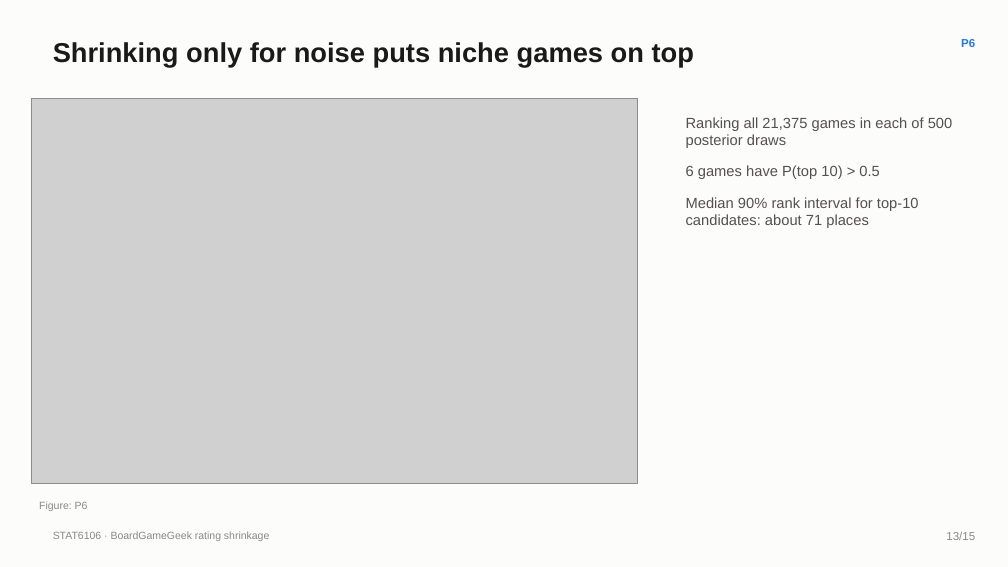
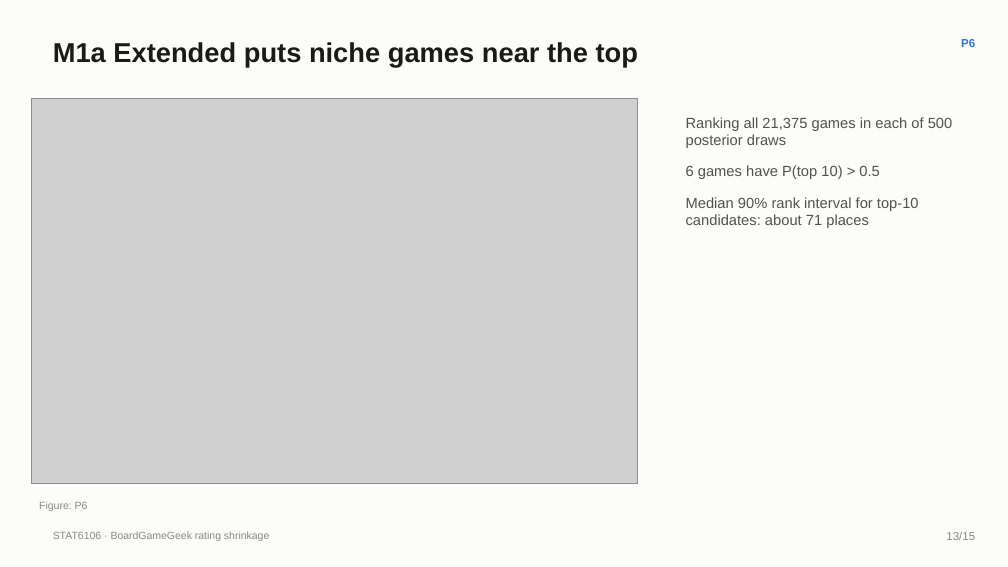
Before and after one commit to iwanttosleeeep/bayesian-boardgame-ratings, a slide deck: slide 13 of slides/Group_deck_draft.pptx. Drawn at 1008x567 pixels with LibreOffice and Linux fonts; fonts in the diff are those of the drawing; grey boxes stand for pictures. Boxes give left, top, right and bottom in pixels: in the first picture for what was removed or moved away, otherwise in the second. Text is boxed around its words. In the diff, an @@ line names an element or a change of style, - is before the commit and + after.

Commit message:
docs: align group deck wording and record reproduction validation

```diff
--- a/slides/Group_deck_draft.pptx
+++ b/slides/Group_deck_draft.pptx
@@ text at [53, 42, 638, 67]: text changed @@
-Shrinking only for noise puts niche games on top
+M1a Extended puts niche games near the top
```
Also in this commit, not shown: 5 other slides changed, 6 other files.
